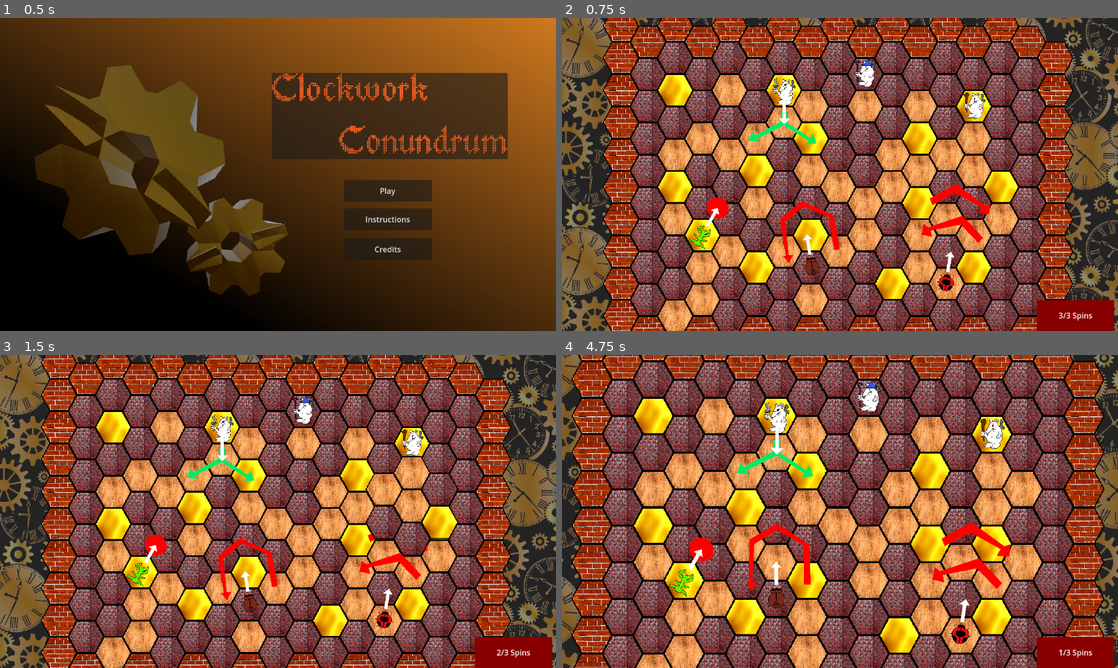
Above: before the commit, frames 1-4 (two rows, left to right).
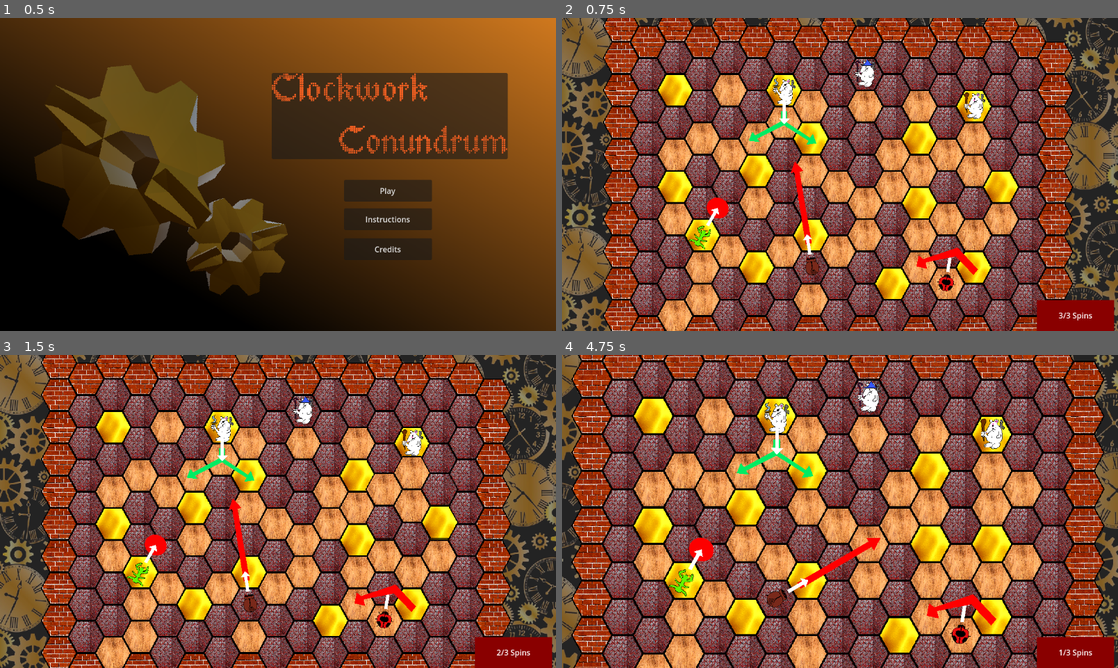
Above: after the commit, the same moments.

Repository: collin-wright1/pizza-jam
Game: Godot game, scene res://scenes/main_menu.tscn
Same seed, same stepped clock (60 frames per second), same inputs: the game is played once before the commit and once after it.
Inputs (mouse positions are in pixels of both pictures, inside the frame that each line leads up to):
- Up to frame 1 (0.5 s): no input
- Up to frame 2 (0.75 s): click "Play" at 0.5 s
- Up to frame 3 (1.5 s): tap Enter (ui_accept) at 1.25 s; move the mouse to (400, 495) at 1.27 s; hold Right (rotate_right) from 1.28 s (still down); hold Middle mouse button (move_camera) from 1.28 s (still down); click (400, 495) at 1.42 s
- Up to frame 4 (4.75 s): tap Enter (ui_accept) at 1.52, 2.75, 3.5, 4.52 s; release Right (rotate_right) at 2 s; release Middle mouse button (move_camera) at 2 s; drag from (728, 527) to (973, 442) at 2.02 s; move the mouse to (895, 442) at 2.77 s; hold Right (rotate_right) 2.78-3.5 s; tap Mouse wheel up (zoom_in) at 2.85 s; drag from (812, 574) to (762, 461) at 3.52 s; move the mouse to (1006, 558) at 4.27 s; hold Left (rotate_left) from 4.28 s (still down); hold Middle mouse button (move_camera) from 4.28 s (still down)

Frame 1 is identical in both runs. In frame 2, 1.5% of the frame differs, in the area x 39-78%, y 45-82%; in frame 3, 1.3%; in frame 4, 2.2%, in the area x 33-81%, y 53-87%.

Commit message:
Enemy rework

Diff:
--- a/scenes/Enemies/ladybug.tscn
+++ b/scenes/Enemies/ladybug.tscn
@@ -4,34 +4,20 @@
 [ext_resource type="Texture2D" uid="uid://b1c7juchu0pcn" path="res://sprites/pest1.png" id="2_iq645"]
 
 [sub_resource type="RectangleShape2D" id="RectangleShape2D_d2yjh"]
-size = Vector2(46, 107)
+size = Vector2(185, 81.25)
 
-[node name="Villain" instance=ExtResource("1_ur8yo")]
+[node name="Ladybug" instance=ExtResource("1_ur8yo")]
 
 [node name="Sprite2D" parent="." index="1"]
 texture = ExtResource("2_iq645")
 
 [node name="Area2D" type="Area2D" parent="AttackHolder" index="0"]
 
-[node name="CollisionShape2D" type="CollisionShape2D" parent="AttackHolder/Area2D" index="0"]
-position = Vector2(-74, 177)
-shape = SubResource("RectangleShape2D_d2yjh")
-
-[node name="CollisionShape2D2" type="CollisionShape2D" parent="AttackHolder/Area2D" index="1"]
-position = Vector2(72, 178)
-shape = SubResource("RectangleShape2D_d2yjh")
-
-[node name="CollisionShape2D3" type="CollisionShape2D" parent="AttackHolder/Area2D" index="2"]
-position = Vector2(0, 224)
+[node name="CollisionShape2D2" type="CollisionShape2D" parent="AttackHolder/Area2D" index="0"]
+position = Vector2(-1.5, 54.375)
 shape = SubResource("RectangleShape2D_d2yjh")
 
 [node name="Polygon2D2" type="Polygon2D" parent="AttackShower" index="1"]
-position = Vector2(0, 6)
+position = Vector2(0, -83)
 color = Color(0.819457, 0, 0.109387, 1)
 polygon = PackedVector2Array(-71, 119, -15, 162, 65, 133, 58, 116, 88, 118, 87, 149, 73, 141, -16, 187, -81, 136)
-
-[node name="Polygon2D3" type="Polygon2D" parent="AttackShower" index="2"]
-position = Vector2(0, 90)
-scale = Vector2(-1, 1)
-color = Color(0.819457, 0, 0.109387, 1)
-polygon = PackedVector2Array(-71, 119, -15, 162, 65, 133, 58, 116, 88, 118, 87, 149, 73, 141, -16, 187, -81, 136)
--- a/scenes/Enemies/roach.tscn
+++ b/scenes/Enemies/roach.tscn
@@ -1,29 +1,18 @@
-[gd_scene load_steps=4 format=3 uid="uid://4qfpdaxkjiap"]
+[gd_scene load_steps=3 format=3 uid="uid://4qfpdaxkjiap"]
 
 [ext_resource type="PackedScene" uid="uid://dwo373kpn6los" path="res://scenes/villain.tscn" id="1_vj2n4"]
 
 [sub_resource type="RectangleShape2D" id="RectangleShape2D_y50p8"]
-size = Vector2(20, 126)
-
-[sub_resource type="RectangleShape2D" id="RectangleShape2D_3nqiy"]
-size = Vector2(48, 45)
+size = Vector2(20, 236)
 
 [node name="Roach" instance=ExtResource("1_vj2n4")]
 
 [node name="Area2D" type="Area2D" parent="AttackHolder" index="0"]
 
 [node name="CollisionShape2D" type="CollisionShape2D" parent="AttackHolder/Area2D" index="0"]
-position = Vector2(-74.865, 90)
+position = Vector2(-1, 176)
 shape = SubResource("RectangleShape2D_y50p8")
 
-[node name="CollisionShape2D2" type="CollisionShape2D" parent="AttackHolder/Area2D" index="1"]
-position = Vector2(80, 95)
-shape = SubResource("RectangleShape2D_y50p8")
-
-[node name="CollisionShape2D3" type="CollisionShape2D" parent="AttackHolder/Area2D" index="2"]
-position = Vector2(-1, 179.5)
-shape = SubResource("RectangleShape2D_3nqiy")
-
-[node name="Polygon2D2" type="Polygon2D" parent="AttackShower" index="1"]
+[node name="Polygon2D2" type="Polygon2D" parent="AttackShower" index="0"]
 color = Color(0.81868, 0.0267375, 5.77569e-07, 1)
-polygon = PackedVector2Array(-83, 35, -75.4304, 35, -67, 35, -66, 129, -3, 167, 54, 133, 59, 41, 47, 39, 62, 19, 74, 40, 67, 41, 67, 143, -1, 183, -81, 130)
+polygon = PackedVector2Array(-18, 264, -7, 264, -9, 63, 8, 63, 8, 264, 18, 264, 1, 294)
--- a/scripts/game_controller.gd
+++ b/scripts/game_controller.gd
@@ -9,6 +9,7 @@
 var characters_have_moved = true
 var characters_have_attacked = false
 var all_have_moved
+var enemies_have_targeted = false
 #var game_state: State
 @onready var game_over_panel: Panel = $TestArea/CanvasLayer/GameOverPanel
 @onready var retry_button: Button = $TestArea/CanvasLayer/Panel/GameOverPanel/RetryButton
@@ -29,9 +30,11 @@
 	match current_game_state:
 		game_states.player_turn:
 			clean_characters()
-			for unit in characters:
-				if unit.has_method("target_hero"):
-					unit.target_hero()
+			if !enemies_have_targeted:
+				for unit in characters:
+					if unit.has_method("target_hero"):
+						unit.target_hero()
+				enemies_have_targeted = true
 			if spins == 0:
 				end_turn_button.disabled = false
 			else:
@@ -45,8 +48,8 @@
 
 			if(characters_have_moved == false):
 				for unit in characters:
-					if unit.has_method("target_hero"):
-						unit.target_hero()
+					#if unit.has_method("target_hero"):
+						#unit.target_hero()
 					if unit.has_method("move_forward"):
 						unit.move_forward()
 				characters_have_moved = true
@@ -94,6 +97,7 @@
 		print("Level Complete")
 		return game_states.end_game
 	else:
+		enemies_have_targeted = false
 		return game_states.player_turn
 
 
